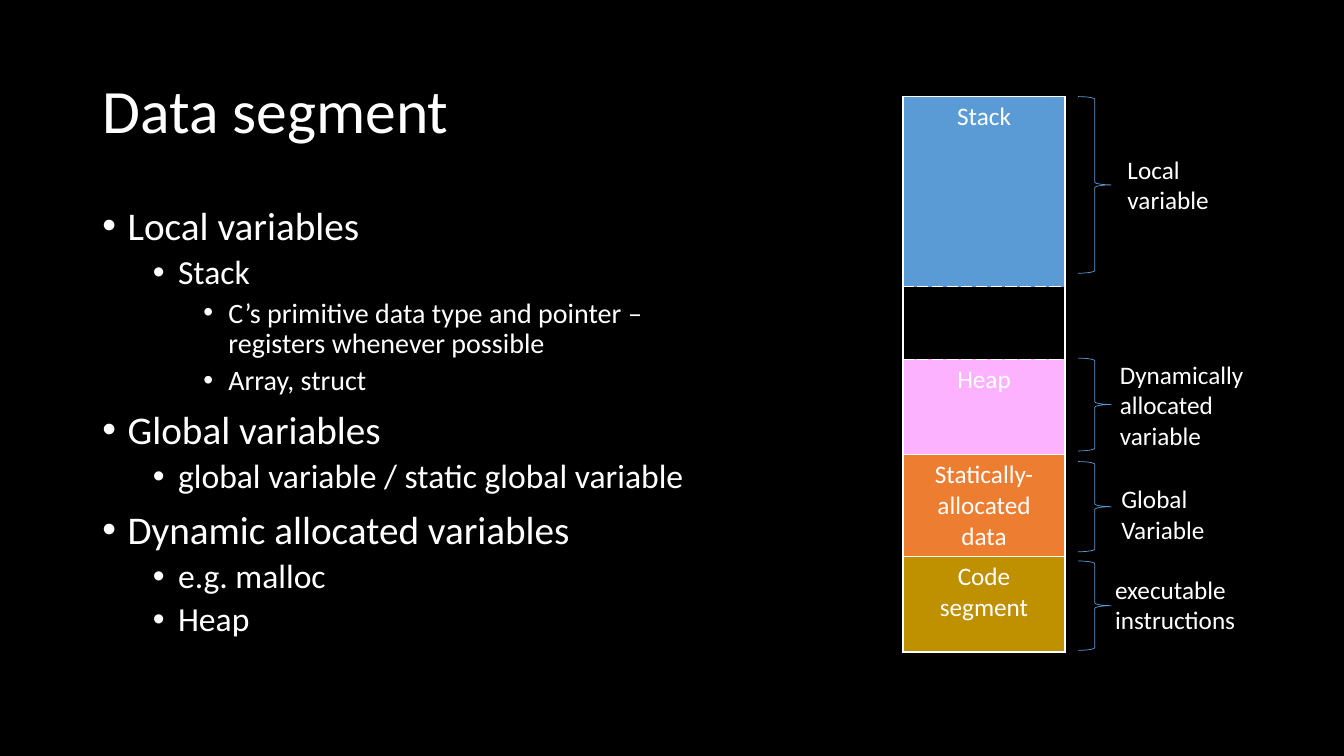
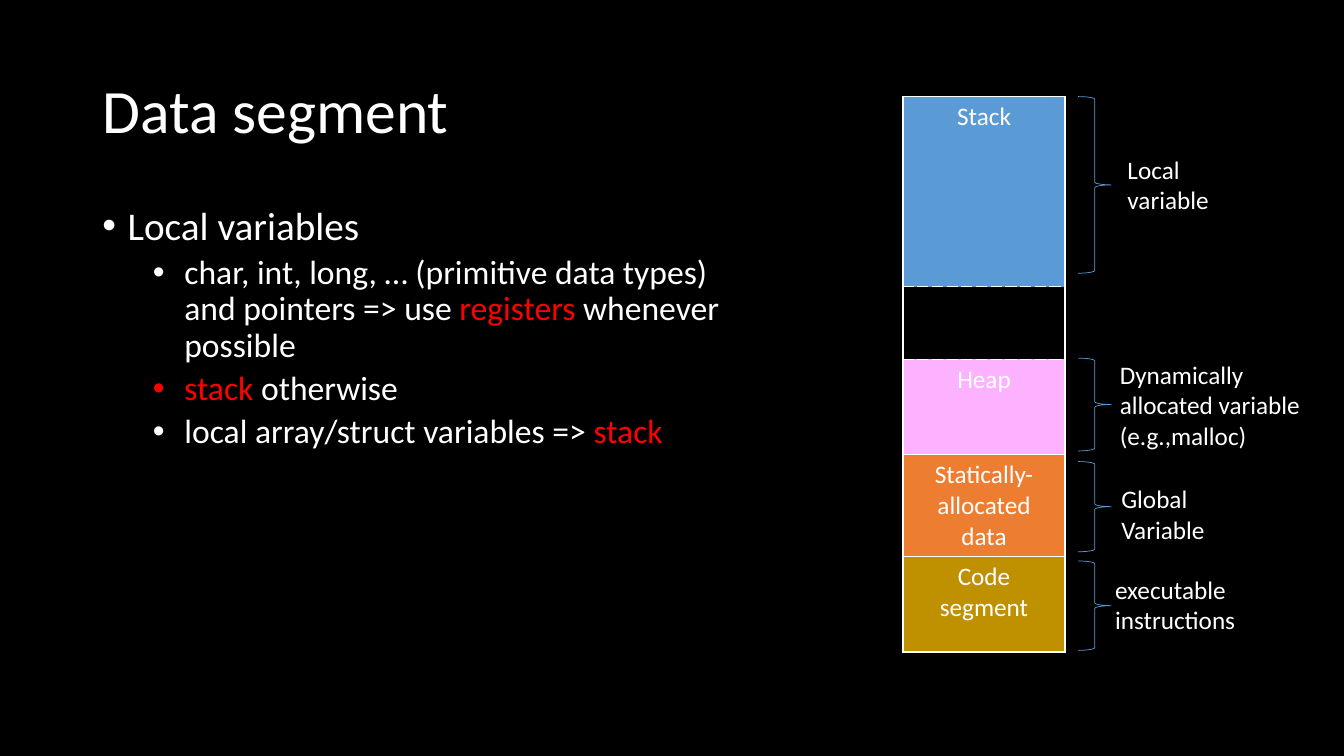
Before and after one commit to NYU-CSO/nyu-cso.github.io, a slide deck: slide 30 of rec-notes/r09.pptx (slide 27 before the commit). Drawn at 1344x756 pixels with LibreOffice and Linux fonts; fonts in the diff are those of the drawing. Boxes give left, top, right and bottom in pixels: in the first picture for what was removed or moved away, otherwise in the second. Text is boxed around its words. In the diff, an @@ line names an element or a change of style, - is before the commit and + after.

```diff
--- a/rec-notes/r09.pptx
+++ b/rec-notes/r09.pptx
@@ text at (x1=184, y1=259, x2=719, y2=449): text changed; size 20 to 24 pt @@
-  • Stack
-    • C’s primitive data type and pointer – registers whenever possible
-    • Array, struct
-• Global variables
-  • global variable / static global variable
-• Dynamic allocated variables
-  • e.g. malloc
-  • Heap
+  • char, int, long, … (primitive data types) and pointers => use registers whenever possible
+  • stack otherwise
+  • local array/struct variables => stack
@@ text at (x1=1120, y1=366, x2=1300, y2=450): text changed @@
-Dynamically allocated variable
+Dynamically allocated variable (e.g.,malloc)
```
Also in this commit, not shown: 6 other slides changed, 40 slides added, 23 slides removed, 1 other file.
